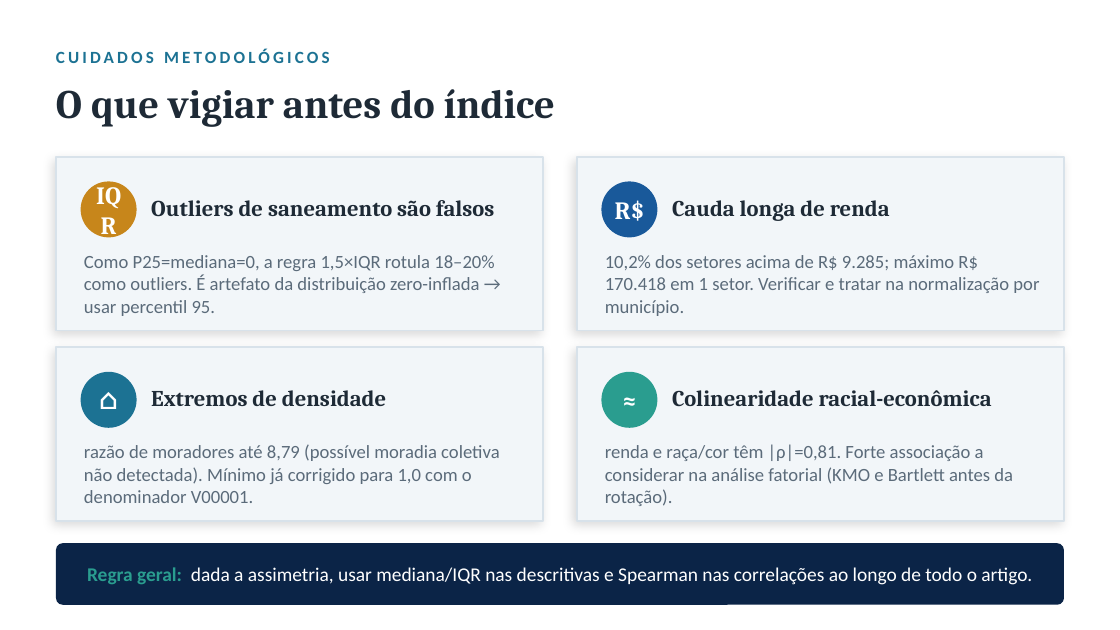
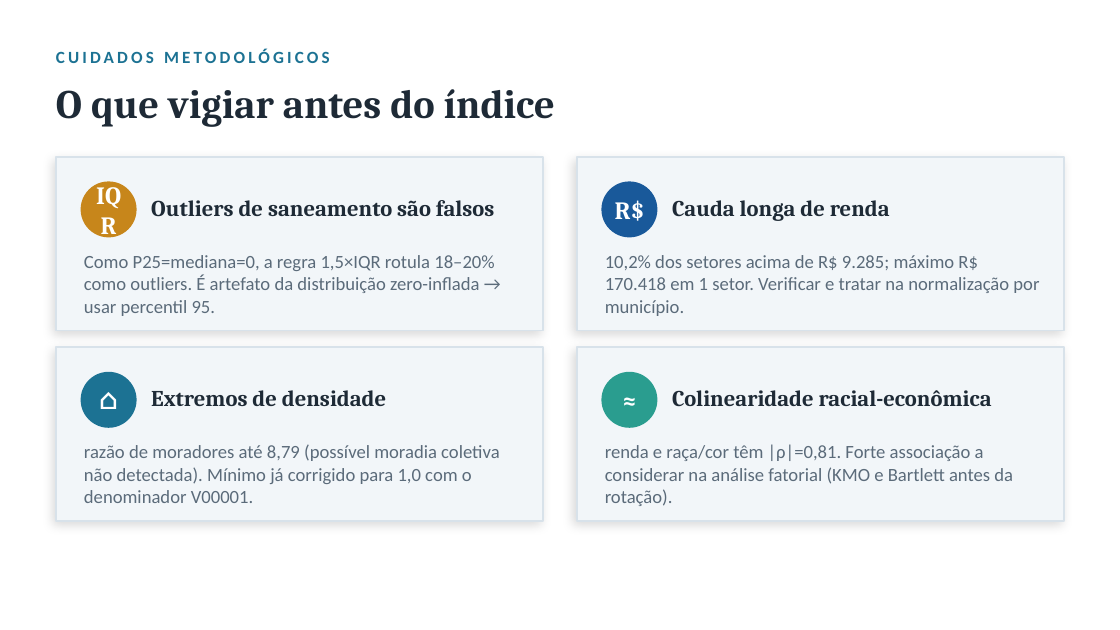
Before and after one commit to pedrinndias/Projeto_IVS_Censo, a slide deck: slide 10 of docs/Apresentacoes_IVS/2_EDA_Completa_Corrigida.pptx. Drawn at 1120x630 pixels with LibreOffice and Linux fonts; fonts in the diff are those of the drawing. Boxes give left, top, right and bottom in pixels: in the first picture for what was removed or moved away, otherwise in the second. Text is boxed around its words. In the diff, an @@ line names an element or a change of style, - is before the commit and + after.

```diff
--- a/docs/Apresentacoes_IVS/2_EDA_Completa_Corrigida.pptx
+++ b/docs/Apresentacoes_IVS/2_EDA_Completa_Corrigida.pptx
@@ rounded rectangle removed at bbox=[56, 543, 1064, 605] @@
@@ text removed at bbox=[87, 567, 1032, 585] @@
-Regra geral: dada a assimetria, usar mediana/IQR nas descritivas e Spearman nas correlações ao longo de todo o artigo.
```
Also in this commit, not shown: 7 other slides changed, 1 other file.
